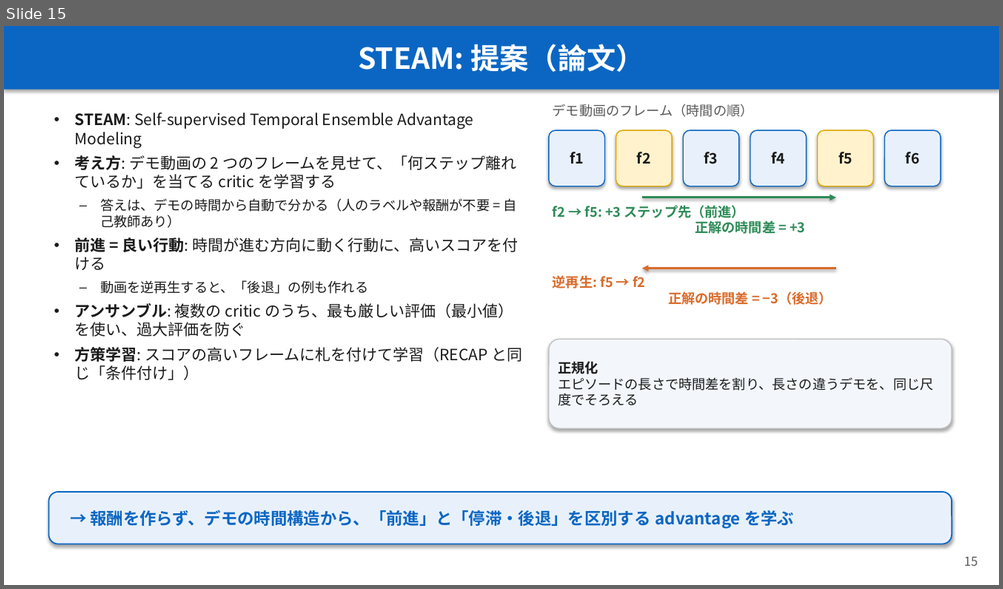
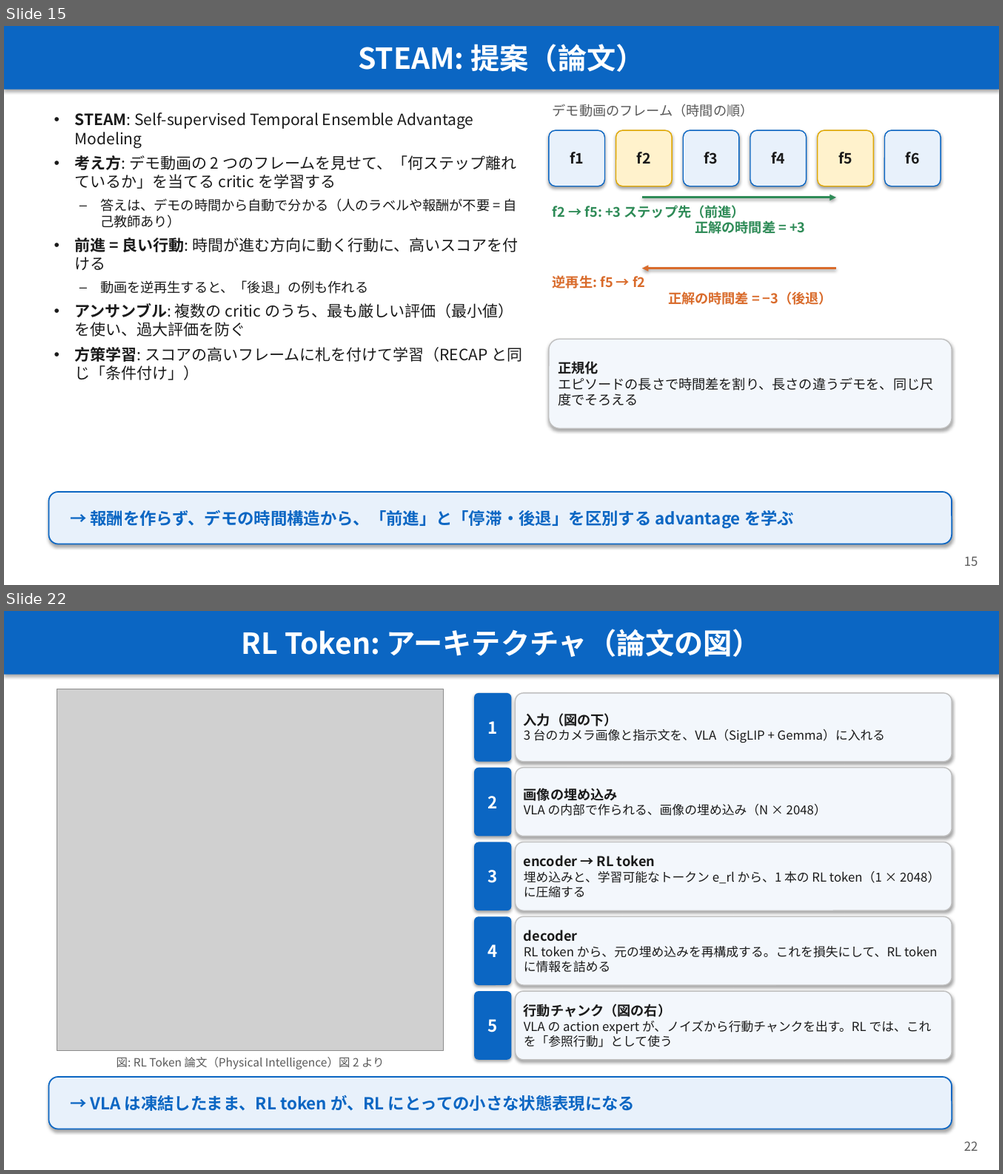
Before and after one commit to Junhand/libero_RL, a slide deck: docs/RECAP_STEAM_RLToken.pptx. Shown one above the other, each under a label of ours: slide 15 before the commit, slides 15 and 22 after it; the slides between them are not shown. The pictures are 1003x589 and 1003x1174 pixels, drawn with LibreOffice and Linux fonts; fonts in the diff are those of the drawing; grey boxes stand for pictures. Boxes give left, top, right and bottom in pixels: in the first picture for what was removed or moved away, otherwise in the second. Text is boxed around its words. In the diff, an @@ line names an element or a change of style, - is before the commit and + after.

```diff
--- a/docs/RECAP_STEAM_RLToken.pptx
+++ b/docs/RECAP_STEAM_RLToken.pptx
@@ slide 22 added at (4, 611, 999, 1170), background #FFFFFF @@
@@ rectangle added at (4, 611, 999, 675), fill #0B66C3, 28 pt, text #FFFFFF, bold @@
+RL Token: アーキテクチャ（論文の図）
@@ picture added at (57, 689, 444, 1051) @@
@@ rounded rectangle added at (474, 693, 512, 762), fill #0B66C3, 16 pt, text #FFFFFF, bold @@
+1
@@ rounded rectangle added at (515, 693, 951, 762), fill #F3F7FC, outline #BFBFBF 1 pt, 12 pt, text #1A1A1A @@
+入力（図の下）
+3 台のカメラ画像と指示文を、VLA（SigLIP + Gemma）に入れる
@@ rounded rectangle added at (474, 768, 512, 836), fill #0B66C3, 16 pt, text #FFFFFF, bold @@
+2
@@ rounded rectangle added at (515, 768, 951, 836), fill #F3F7FC, outline #BFBFBF 1 pt, 12 pt, text #1A1A1A @@
+画像の埋め込み
+VLA の内部で作られる、画像の埋め込み（N × 2048）
@@ rounded rectangle added at (474, 843, 512, 911), fill #0B66C3, 16 pt, text #FFFFFF, bold @@
+3
@@ rounded rectangle added at (515, 843, 951, 911), fill #F3F7FC, outline #BFBFBF 1 pt, 12 pt, text #1A1A1A @@
+encoder → RL token
+埋め込みと、学習可能なトークン e_rl から、1 本の RL token（1 × 2048）に圧縮する
@@ rounded rectangle added at (474, 917, 512, 985), fill #0B66C3, 16 pt, text #FFFFFF, bold @@
+4
@@ rounded rectangle added at (515, 917, 951, 985), fill #F3F7FC, outline #BFBFBF 1 pt, 12 pt, text #1A1A1A @@
+decoder
+RL token から、元の埋め込みを再構成する。これを損失にして、RL token に情報を詰める
@@ rounded rectangle added at (474, 991, 512, 1060), fill #0B66C3, 16 pt, text #FFFFFF, bold @@
+5
@@ rounded rectangle added at (515, 991, 951, 1060), fill #F3F7FC, outline #BFBFBF 1 pt, 12 pt, text #1A1A1A @@
+行動チャンク（図の右）
+VLA の action expert が、ノイズから行動チャンクを出す。RL では、これを「参照行動」として使う
@@ text added at (116, 1057, 384, 1070), 11 pt, text #595959 @@
+図: RL Token 論文（Physical Intelligence）図 2 より
@@ rounded rectangle added at (48, 1077, 951, 1130), fill #E8F1FB, outline #0B66C3 1.25 pt, 16 pt, text #0B66C3, bold @@
+→ VLA は凍結したまま、RL token が、RL にとっての小さな状態表現になる
@@ text added at (964, 1142, 978, 1151), 12 pt, text #595959 @@
+22
```
Also in this commit, not shown: 17 slides changed, 2 other slides added, 1 slide removed, 4 other files.
